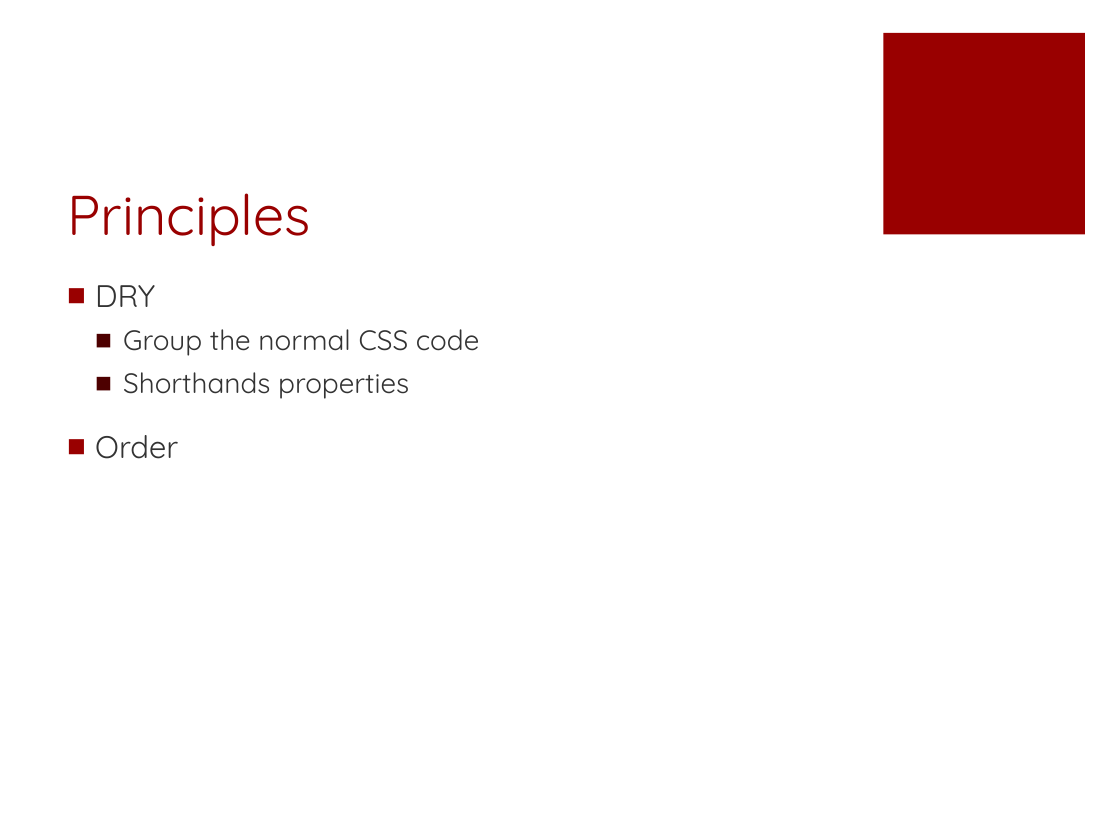
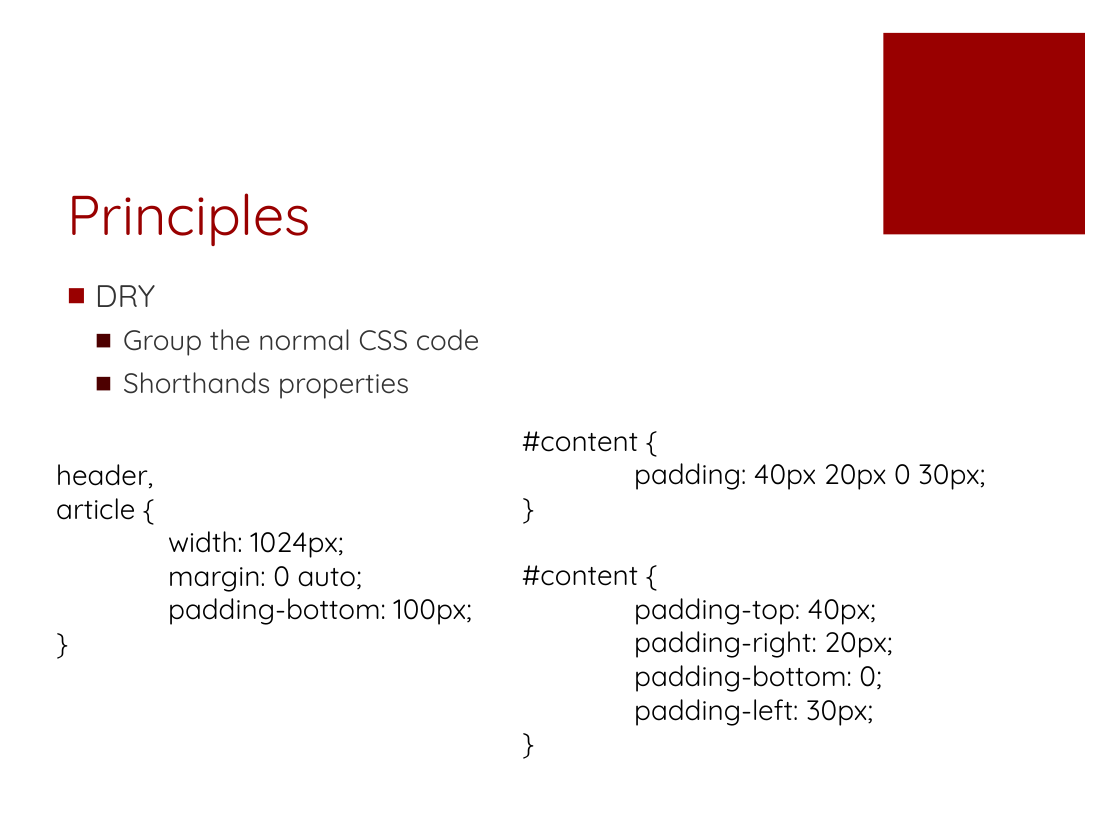
Before and after one commit to fuying/frondendtraining, a slide deck: slide 16 of CSS/CSS.pptx. Drawn at 1120x840 pixels with LibreOffice and Linux fonts; fonts in the diff are those of the drawing. Boxes give left, top, right and bottom in pixels: in the first picture for what was removed or moved away, otherwise in the second. Text is boxed around its words. In the diff, an @@ line names an element or a change of style, - is before the commit and + after.

```diff
--- a/CSS/CSS.pptx
+++ b/CSS/CSS.pptx
@@ text at bbox=[95, 435, 178, 459]: paragraph removed @@
-■ Order
@@ text added at bbox=[522, 431, 985, 726], 18 pt, text #000000 @@
+#content {
+padding: 40px 20px 0 30px;
+}
+#content {
+padding-top: 40px;
+padding-right: 20px;
+padding-bottom: 0;
+padding-left: 30px;
+}
@@ text added at bbox=[56, 464, 471, 625], 18 pt, text #000000 @@
+header,
+article {
+width: 1024px;
+margin: 0 auto;
+padding-bottom: 100px;
+}
```
Also in this commit, not shown: 6 other slides changed, 1 slide added, 1 slide removed.
